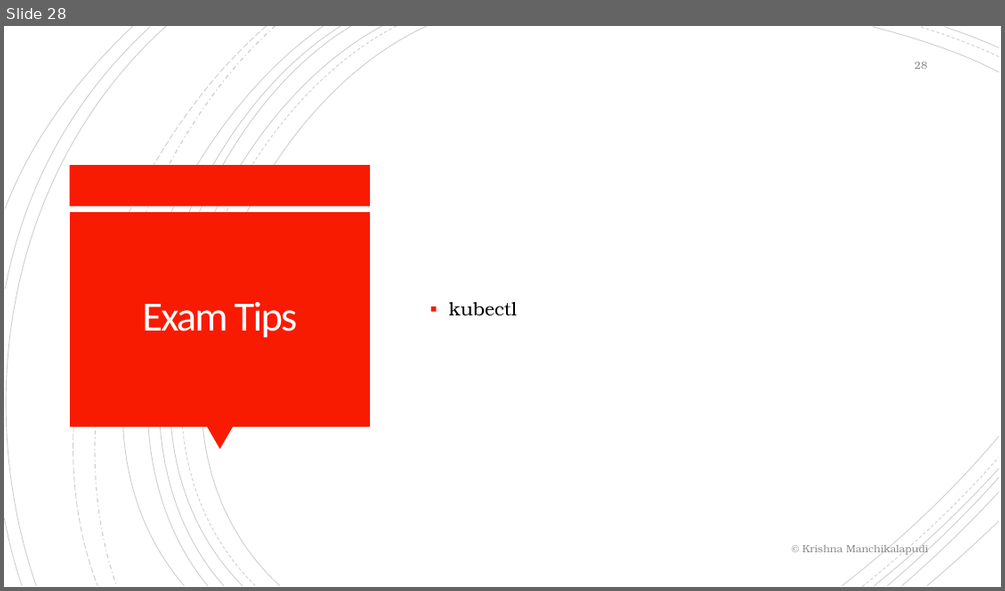
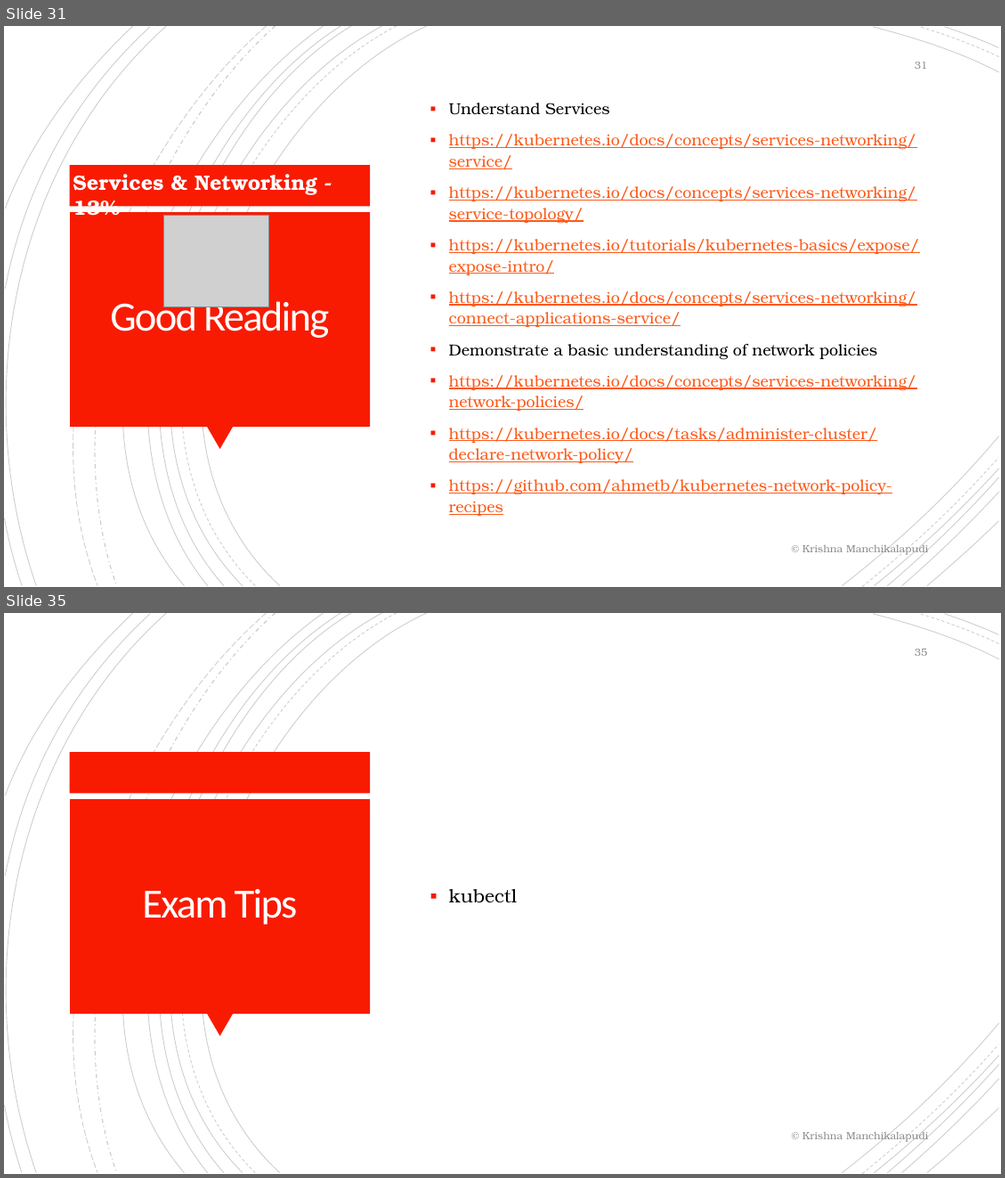
Before and after one commit to krishnamanchikalapudi/developer.info, a slide deck: CKAD-CertifiedKubernetesApplicationDeveloper/training.pptx. Shown one above the other, each under a label of ours: slide 28 before the commit, slides 31 and 35 after it; the slides between them are not shown. The pictures are 1005x591 and 1005x1178 pixels, drawn with LibreOffice and Linux fonts; fonts in the diff are those of the drawing; grey boxes stand for pictures. Boxes give left, top, right and bottom in pixels: in the first picture for what was removed or moved away, otherwise in the second. Text is boxed around its words. In the diff, an @@ line names an element or a change of style, - is before the commit and + after.

```diff
--- a/CKAD-CertifiedKubernetesApplicationDeveloper/training.pptx
+++ b/CKAD-CertifiedKubernetesApplicationDeveloper/training.pptx
@@ slide 31 added at [4, 26, 1001, 587], background #FFFFFF; not listed: 24 template elements that a slide beside it also shows @@
@@ page number added at [914, 62, 927, 69], 10 pt, text #8C8C8C @@
+31
@@ text added at [449, 103, 920, 516], 15.3 pt, text #FC5A1A, underline @@
+▪ Understand Services
+▪ https://kubernetes.io/docs/concepts/services-networking/service/
+▪ https://kubernetes.io/docs/concepts/services-networking/service-topology/
+▪ https://kubernetes.io/tutorials/kubernetes-basics/expose/expose-intro/
+▪ https://kubernetes.io/docs/concepts/services-networking/connect-applications-service/
+▪ Demonstrate a basic understanding of network policies
+▪ https://kubernetes.io/docs/concepts/services-networking/network-policies/
+▪ https://kubernetes.io/docs/tasks/administer-cluster/declare-network-policy/
+▪ https://github.com/ahmetb/kubernetes-network-policy-recipes
@@ text added at [73, 174, 317, 216], 20 pt, text #FFFFFF, bold @@
+Services & Networking - 13%
@@ picture added at [164, 216, 269, 307] @@
@@ title added at [110, 297, 329, 338], 40 pt, text #FFFEFF @@
+Good Reading
@@ text added at [802, 542, 928, 556], 10 pt, text #8C8C8C @@
+© Krishna Manchikalapudi
@@ what was slide 28 is now slide 35 @@
@@ page number at [914, 649, 927, 656]: text changed @@
-28
+35
```
Also in this commit, not shown: 27 slides changed, 7 other slides added, 10 other files.
